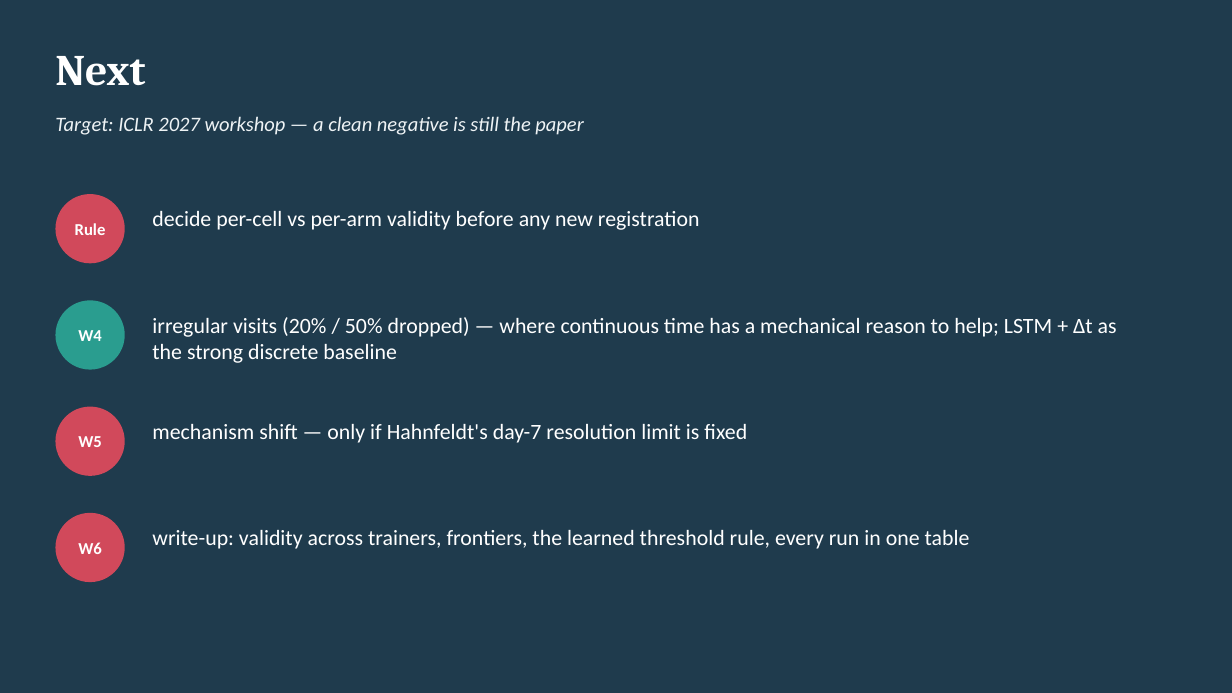
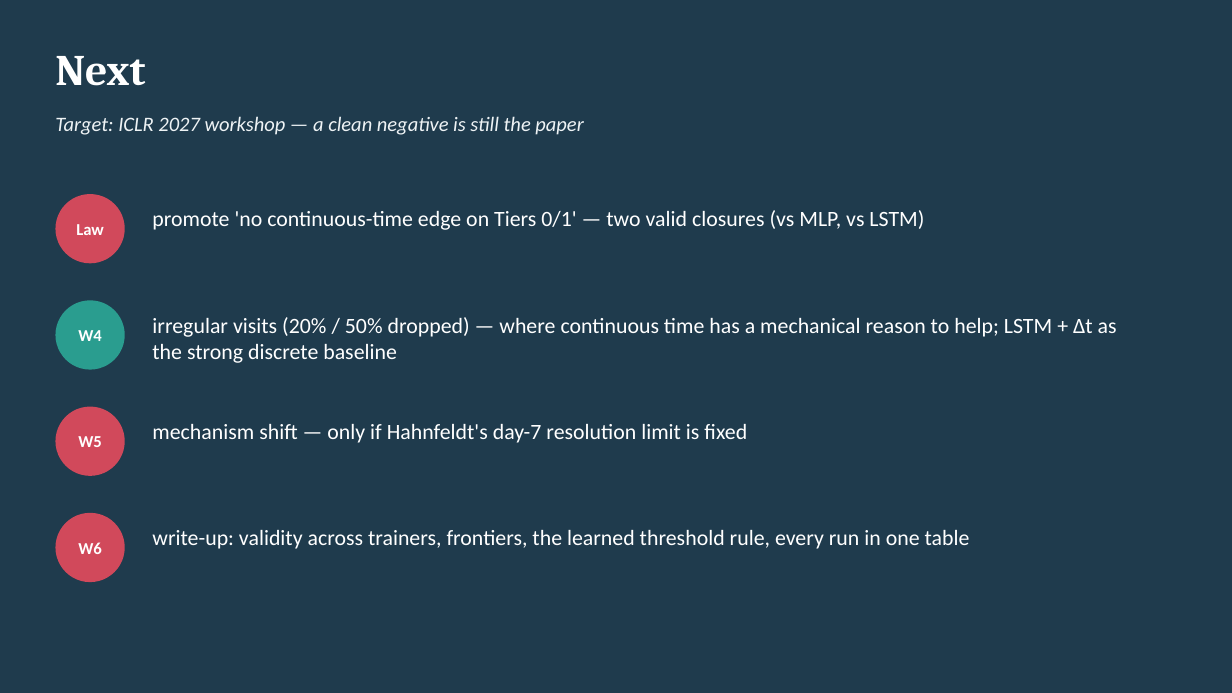
Before and after one commit to Dante-Berth/Continuous_Time_RL_Policies_for_Robust_Cancer_Adaptive_Therapy, a slide deck: slide 20 of report/2026-09-24/adaptive_therapy_report.pptx (slide 18 before the commit). Drawn at 1232x693 pixels with LibreOffice and Linux fonts; fonts in the diff are those of the drawing. Boxes give left, top, right and bottom in pixels: in the first picture for what was removed or moved away, otherwise in the second. Text is boxed around its words. In the diff, an @@ line names an element or a change of style, - is before the commit and + after.

```diff
--- a/report/2026-09-24/adaptive_therapy_report.pptx
+++ b/report/2026-09-24/adaptive_therapy_report.pptx
@@ text in ellipse at [76,224,104,235]: text changed @@
-Rule
+Law
@@ text at [152,210,924,230]: text changed @@
-decide per-cell vs per-arm validity before any new registration
+promote 'no continuous-time edge on Tiers 0/1' — two valid closures (vs MLP, vs LSTM)
```
Also in this commit, not shown: 3 other slides changed, 2 slides added, 5 other files.
